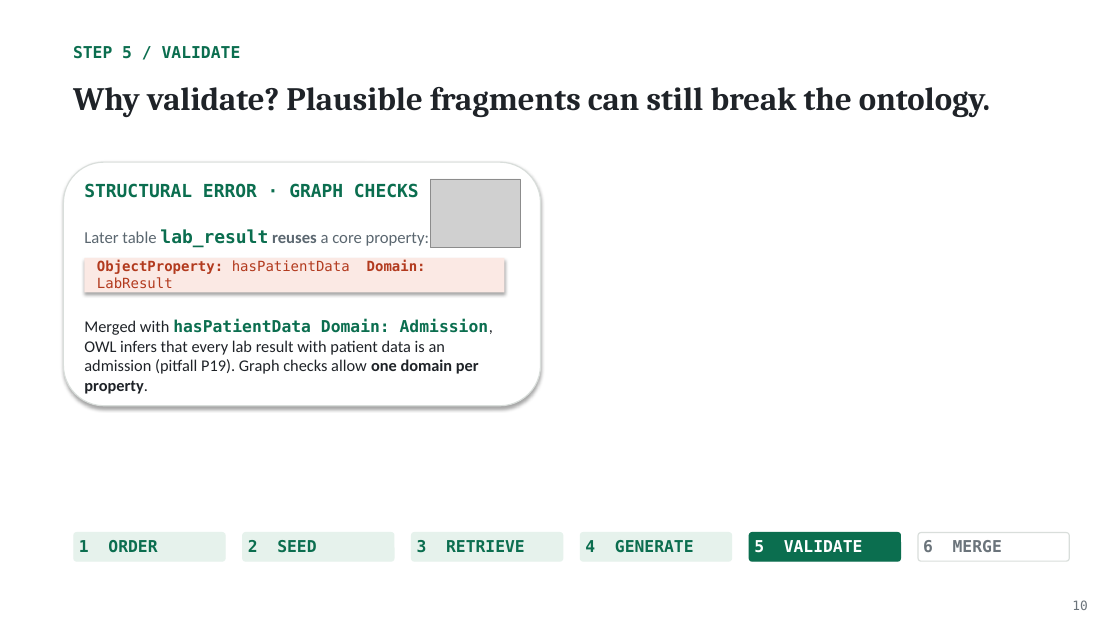
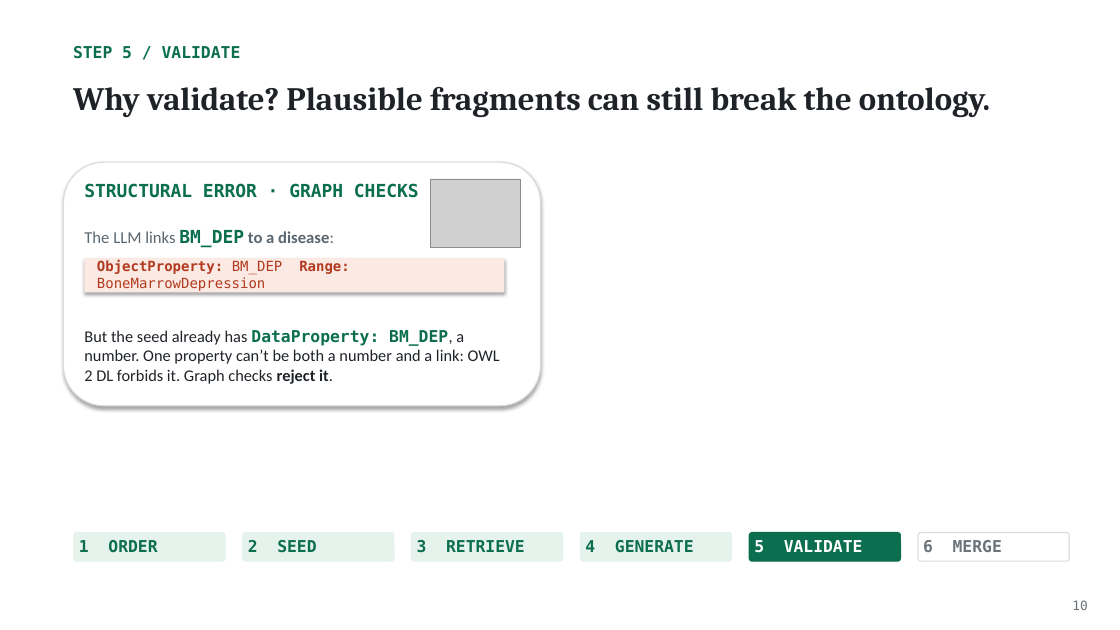
Before and after one commit to NadeenAhmad/rigor_private, a slide deck: slide 19 of presentation/RIGOR_ISWC2026_final.pptx. Drawn at 1120x630 pixels with LibreOffice and Linux fonts; fonts in the diff are those of the drawing; grey boxes stand for pictures. Boxes give left, top, right and bottom in pixels: in the first picture for what was removed or moved away, otherwise in the second. Text is boxed around its words. In the diff, an @@ line names an element or a change of style, - is before the commit and + after.

```diff
--- a/presentation/RIGOR_ISWC2026_final.pptx
+++ b/presentation/RIGOR_ISWC2026_final.pptx
@@ text at [84,230,334,248]: text changed; bold on @@
-Later table lab_result reuses a core property:
+The LLM links BM_DEP to a disease:
@@ text at [97,259,350,274]: text changed @@
-ObjectProperty: hasPatientData Domain: LabResult
+ObjectProperty: BM_DEP Range: BoneMarrowDepression
@@ text at [84,330,500,384]: text changed @@
-Merged with hasPatientData Domain: Admission, OWL infers that every lab result with patient data is an admission (pitfall P19). Graph checks allow one domain per property.
+But the seed already has DataProperty: BM_DEP, a number. One property can’t be both a number and a link: OWL 2 DL forbids it. Graph checks reject it.
```
Also in this commit, not shown: 2 other slides changed, 5 other files.
